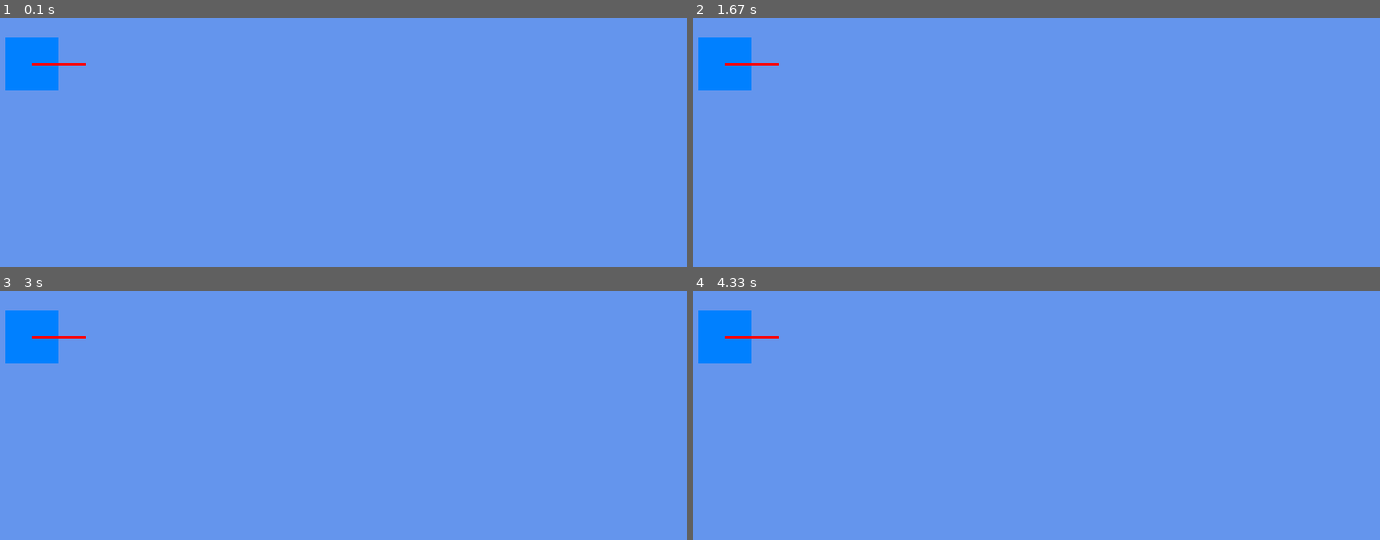
Above: before the commit, frames 1-4 (two rows, left to right).
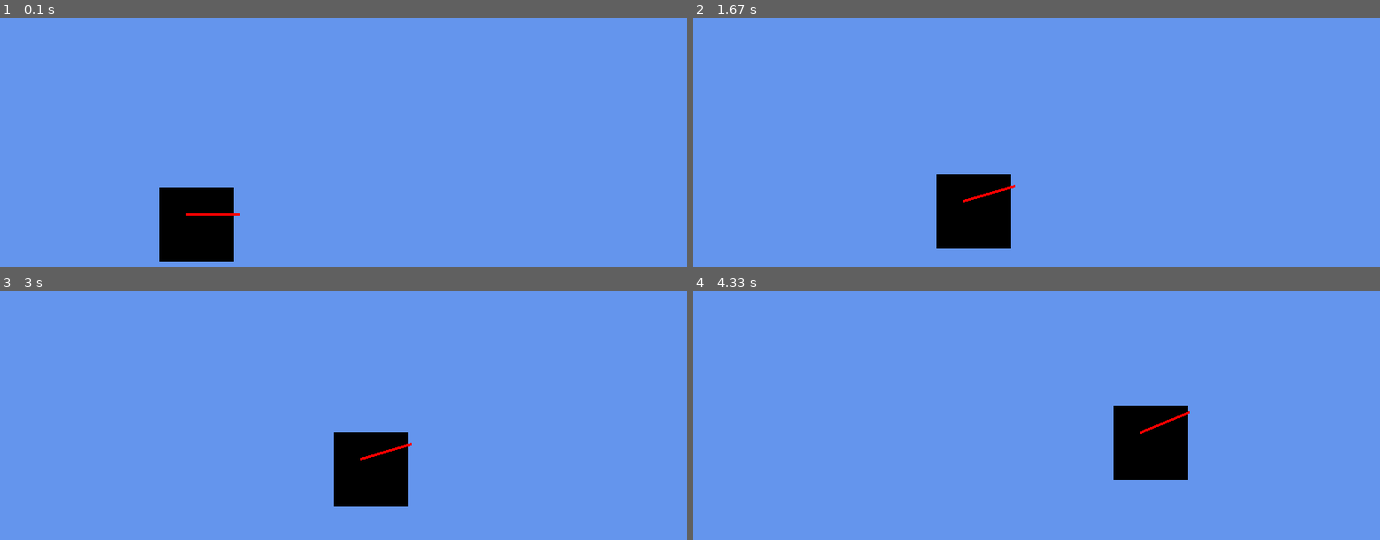
Above: after the commit, the same moments.

Repository: Rernokk/Spring2018
Game: pygame game, started from Python/MovingAgentsAssignment/MovingAgentsAssignment/main.py
Two runs of this game, one before a commit and one after it. Both use one fixed random seed, a clock stepped at 60 frames per second and the inputs below.
Inputs:
- Up to frame 1 (0.1 s): no input
- Up to frame 2 (1.67 s): no input
- Up to frame 3 (3 s): no input
- Up to frame 4 (4.33 s): no input

The runs differ from the first frame. In frame 1, 4.9% of the frame differs, in the area x 0-35%, y 7-98%; in frame 2, 4.9%; in frame 3, 4.9%; in frame 4, 4.9%.

Commit message:
Work on Calendar + Minor work on Ai.

Diff:
--- a/Python/IntroToPygame/IntroToPygame/IntroToPygame.py
+++ b/Python/IntroToPygame/IntroToPygame/IntroToPygame.py
@@ -15,18 +15,18 @@
 
 clock = time.Clock()
 while not done:
-   clock = 60
+   clock.tick(60)
    for event in pygame.event.get():
        if event.type == pygame.QUIT:
            done = True
 
-       pressed = pygame.key.get_pressed()
-       if pressed[pygame.K_w] : playerY -= 3
-       if pressed[pygame.K_s] : playerY += 3
-       if pressed[pygame.K_a] : playerX -= 3
-       if pressed[pygame.K_d] : playerX += 3
-       screen.fill((100,100,100))
-       pygame.draw.rect(screen, (0, 128, 255), pygame.Rect(playerX, playerY,60,60))
-       myEnemy.update()
-       myEnemy.draw(screen)
+   pressed = pygame.key.get_pressed()
+   if pressed[pygame.K_w] : playerY -= 3
+   if pressed[pygame.K_s] : playerY += 3
+   if pressed[pygame.K_a] : playerX -= 3
+   if pressed[pygame.K_d] : playerX += 3
+   screen.fill((100,100,100))
+   pygame.draw.rect(screen, (0, 128, 255), pygame.Rect(playerX, playerY,60,60))
+   myEnemy.update()
+   myEnemy.draw(screen)
    pygame.display.flip()
--- a/Python/MovingAgentsAssignment/MovingAgentsAssignment/Enemy.py
+++ b/Python/MovingAgentsAssignment/MovingAgentsAssignment/Enemy.py
@@ -15,21 +15,27 @@
     drawRect = pygame.Rect(0,0,0,0)
     behaviourState = "Seek"
     target = Vector(0,0)
+    selfRotDelay = 0
+    sprite = pygame.Surface((100,100))
 
-    def __init__(self, size, position, velocity, orientation, angAccel, angVel):
+    def __init__(self, size, position, velocity, orientation, angAccel, angVel, spr):
         self.position = position
         self.velocity = velocity
         self.orientation = orientation
         self.angAccel = angAccel
         self.angVel = angVel
         self.size = size
+        self.selfRotDelay = 0
 
     def __str__(self):
         print("Position: " + position + ", Velocity: " + velocity + ", Orientation: " + orientation + ", Angular Accel: " + angAccel + ", Angular Velocity: " + angVel)
 
     def draw(self, screen):
         self.drawRect = pygame.Rect(self.position.x, self.position.y, self.size, self.size)
-        pygame.draw.rect(screen, (0,128,255), self.drawRect)
+        #pygame.draw.rect(screen, (0,128,255), self.drawRect)
+        surf = pygame.Surface((self.size,self.size))
+        surf = pygame.transform.rotate(surf, 45)
+        screen.blit(surf, (self.position.x,self.position.y))
         pygame.draw.line(screen, (0,255,255), self.drawRect.center, (self.position.x + self.size / 2 + self.velocity.normalize().scale(self.size).x, self.position.y + self.size / 2 + self.velocity.normalize().scale(self.size).y), 3)
         pygame.draw.line(screen, (255,0,0), self.drawRect.center, (self.position.x + self.size / 2 + self.orientation.normalize().scale(self.size).x, self.position.y + self.size / 2 + self.orientation.normalize().scale(self.size).y), 3)
 
@@ -42,21 +48,32 @@
 
 class Humanoid(Enemy):
     def __init__(self, size, position, velocity, orientation, angAccel, angVel):
-        Enemy.__init__(self, size, position, velocity, orientation, 0, 0)
+        Enemy.__init__(self, size, position, velocity, orientation, 0, 0, pygame.Surface((100,100)))
 
     def update(self):
         if (self.orientation != self.velocity):
             self.velocity = self.orientation
 
         if (self.behaviourState == "Wander"):
-            self.velocity += Vector (random.triangular(-1, 1), random.triangular(-1,1)).scale(0.1)
-            self.seek(self.position + self.velocity.scale(.05))
+            if (self.selfRotDelay > 3):
+                self.orientation += Vector(random.triangular(-1, 1), random.triangular(-1,1)).normalize().scale(.1)
+                self.selfRotDelay = 0
+            else:
+                self.selfRotDelay+=1
+            self.seek(self.position + self.velocity)
         elif (self.behaviourState == "Seek"):
-            self.seek(Vector(150, 150))
+            self.seek(Vector(550, 150))
+        elif (self.behaviourState == "Evade"):
+            print("Evading")
+        elif(self.behaviourState == "Flee"):
+            print("Fleeing")
 
     def seek(self, target):
         if (self.position.distance(target) < 10):
             self.position = target
             self.behaviourState = "Wander"
+        elif(self.position.distance(target) > 100):
+            self.behaviourState = "Wander"
         else:
-            self.position += (target - self.position).normalize().scale(.05)
+            self.orientation = (target - self.position).normalize()
+            self.position += self.velocity
--- a/Python/MovingAgentsAssignment/MovingAgentsAssignment/main.py
+++ b/Python/MovingAgentsAssignment/MovingAgentsAssignment/main.py
@@ -8,26 +8,26 @@
 pygame.init()
 screen = pygame.display.set_mode((800,600))
 done = False
-Enemies = [Humanoid(60, Vector(30,30), Vector(1,1), Vector(1, 0), 0, 0)]
+Enemies = [Humanoid(60, Vector(200,200), Vector(1,1), Vector(1, 0), 0, 0)]
 
 clock = time.Clock()
 while not done:
-    clock = 60
+    clock.tick(60)
     for event in pygame.event.get():
         if event.type == pygame.QUIT:
             done = True
 
-        pressed = pygame.key.get_pressed()
+    pressed = pygame.key.get_pressed()
 
-        for character in Enemies:
-            for otherChar in Enemies:
-                if (otherChar != character):
-                    if (character.drawRect.colliderect(otherChar.drawRect)):
-                        otherChar.updateByCollision()
-                        print("Collided!")
-            character.update()
+    for character in Enemies:
+        for otherChar in Enemies:
+            if (otherChar != character):
+                if (character.drawRect.colliderect(otherChar.drawRect)):
+                    otherChar.updateByCollision()
+                    print("Collided!")
+        character.update()
 
-        screen.fill((100, 149, 237))
-        for character in Enemies:
-            character.draw(screen)
+    screen.fill((100, 149, 237))
+    for character in Enemies:
+        character.draw(screen)
     pygame.display.flip()
Binary file changed: C/CalendarConverter/CalendarConverter/Debug/main.obj
Not shown, changed: C/CalendarConverter/CalendarConverter/Debug/Calendar.336421B3.tlog/CL.command.1.tlog
Not shown, changed: C/CalendarConverter/CalendarConverter/Debug/Calendar.336421B3.tlog/CL.read.1.tlog
Not shown, changed: C/CalendarConverter/CalendarConverter/Debug/Calendar.336421B3.tlog/CL.write.1.tlog
Not shown, changed: C/CalendarConverter/CalendarConverter/Debug/Calendar.336421B3.tlog/CalendarConverter.lastbuildstate
Not shown, changed: C/CalendarConverter/CalendarConverter/Debug/Calendar.336421B3.tlog/link.command.1.tlog
Not shown, changed: C/CalendarConverter/CalendarConverter/Debug/Calendar.336421B3.tlog/link.read.1.tlog
Not shown, changed: C/CalendarConverter/CalendarConverter/Debug/Calendar.336421B3.tlog/link.write.1.tlog
Not shown, changed: C/CalendarConverter/CalendarConverter/Debug/CalendarConverter.log
Not shown, changed: C/CalendarConverter/CalendarConverter/Debug/vc141.idb
Not shown, changed: C/CalendarConverter/CalendarConverter/Debug/vc141.pdb
Not shown, changed: C/CalendarConverter/CalendarConverter/main.c
(and 4 more such lines)
